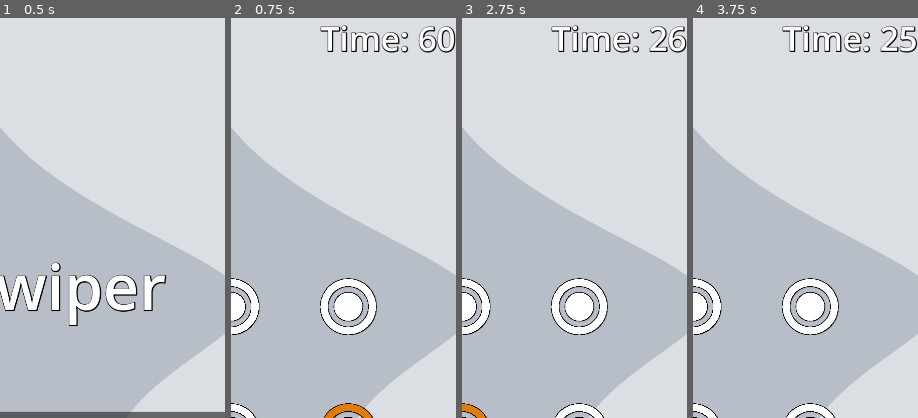
Above: before the commit, frames 1-4 (left to right).
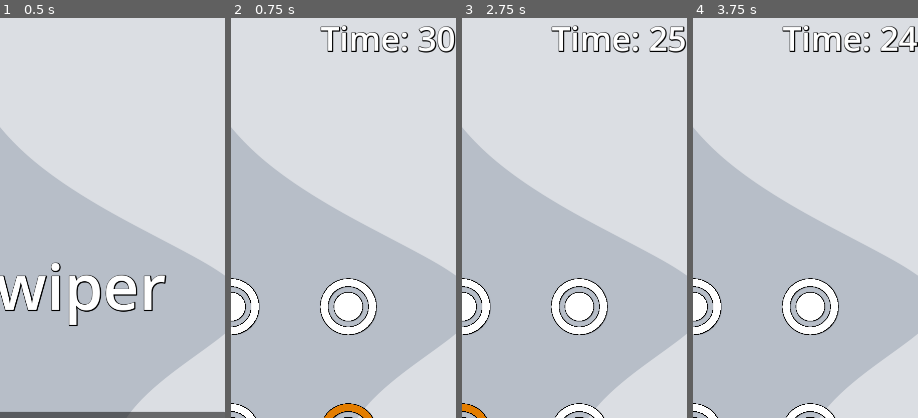
Above: after the commit, the same moments.

Repository: tJamesD/dot-line-matcher
Game: Godot game, scene res://Scenes/menu.tscn
Same seed, same stepped clock (60 frames per second), same inputs: the game is played once before the commit and once after it.
Inputs (mouse positions are % of the whole screen's width and height, from its top left):
- Up to frame 1 (0.5 s): no input
- Up to frame 2 (0.75 s): click "Play" at 0.5 s
- Up to frame 3 (2.75 s): tap Enter at 1.25 s; drag from (24, 36) to (50, 36) at 1.27 s; tap Space at 2 s; drag from (50, 36) to (24, 36) at 2.02 s
- Up to frame 4 (3.75 s): move the mouse to (76, 36) at 2.77 s; click (76, 36) at 2.92 s; tap Enter at 3.5 s; drag from (24, 52) to (76, 36) at 3.52 s
The pictures show only the part of the screen within x 50-100%, y 0-50%; the shares and areas given below are measured in that part.

Frame 1 is identical in both runs. In frame 2, 0.4% of the frame differs, in the area x 83-92%, y 2-9%; in frame 3, 0.3%; in frame 4, 0.4%, in the area x 91-100%, y 2-9%.

Commit message:
ehh color changes but real meh

Diff:
--- a/Scenes/dot.tscn
+++ b/Scenes/dot.tscn
@@ -8,6 +8,9 @@
 
 [node name="Dot" type="Area2D" groups=["Dot"]]
 script = ExtResource("1_wye70")
+
+[node name="Line2D" type="Line2D" parent="."]
+scale = Vector2(0.75, 0.75)
 
 [node name="Circle" type="Sprite2D" parent="."]
 z_index = 2
--- a/Scenes/main.tscn
+++ b/Scenes/main.tscn
@@ -64,7 +64,7 @@
 offset_left = 755.0
 offset_right = 1079.0
 offset_bottom = 110.0
-text = "Time: 60"
+text = "Time: 30"
 label_settings = SubResource("LabelSettings_21xkr")
 horizontal_alignment = 1
 vertical_alignment = 1
--- a/Scripts/dot.gd
+++ b/Scripts/dot.gd
@@ -23,12 +23,15 @@
 	#line.scale = Vector2(1.0/ scale.x, 1.0/scale.y)
 	line2dtest.width = 150
 	line2dtest.z_index = 1
-	line2dtest.default_color = Color.ORANGE
+
+	var line_color = Color.ORANGE
+	var semi_transparent = Color(line_color.r, line_color.g, line_color.b, 0.75)
+	line2dtest.default_color = line_color
 	add_child(line2dtest)
 
 	line_to_mouse.width = 150
 	line_to_mouse.z_index = 1
-	line_to_mouse.default_color = Color.ORANGE
+	line_to_mouse.default_color = line_color
 	add_child(line_to_mouse)
 
 
@@ -58,8 +61,15 @@
 		added_to_user_guess.emit()
 
 
+func update_color(color: Color):
+	line2dtest.default_color = color
+	line_to_mouse.default_color = color
+	#self.modulate = color
 
-#func _on_mouse_exited() -> void:
+func update_dot_color(color : Color):
+	sprite.modulate = Color(1,1,1,1)
+	sprite.modulate = color
+##func _on_mouse_exited() -> void:
 	#pass
 	##sprite.modulate = Color(1,1,1,1)
 
--- a/Scripts/dots_manager.gd
+++ b/Scripts/dots_manager.gd
@@ -26,7 +26,7 @@
 signal game_over()
 
 @export var timer = 30
-@export var time_increase_amount = 2
+@export var time_increase_amount = 3
 @onready var second_tracker = 0.0
 
 var animate = true
@@ -102,43 +102,43 @@
 		#2:
 			gen_length +=1
 			level +=1
-			time_increase_amount = 3
+			time_increase_amount = 3.9
 			level_increased.emit(level)
 		#4:
 		10:
 			gen_length +=1
 			level +=1
-			time_increase_amount = 5
+			time_increase_amount = 4.5
 			level_increased.emit(level)
 		#6:
 		15:
 			gen_length +=1
 			level +=1
-			time_increase_amount = 6
+			time_increase_amount = 5.6
 			level_increased.emit(level)
 		#8:
 		25:
 			gen_length +=1
 			level +=1
-			time_increase_amount = 7
+			time_increase_amount = 5.6
 			level_increased.emit(level)
 		#10:
 		35:
 			gen_length +=1
 			level +=1
-			time_increase_amount = 8
+			time_increase_amount = 6.5
 			level_increased.emit(level)
 		#12:
 		45:
 			gen_length +=1
 			level +=1
-			time_increase_amount = 9
+			time_increase_amount = 6.9
 			level_increased.emit(level)
 		#14:
 		55:
 			gen_length +=1
 			level +=1
-			time_increase_amount = 9.5
+			time_increase_amount = 6
 			level_increased.emit(level)
 
 func _move_active_dot():
@@ -268,6 +268,9 @@
 		dot._reset_mouse_line()
 
 func _increase_score():
+	_set_green_line()
+	await get_tree().create_timer(.3).timeout
+	#self.modulate(Color = )
 	score += 1
 	_increase_gen_count()
 	score_increased.emit(score)
@@ -282,7 +285,7 @@
 	await get_tree().create_timer(.1).timeout
 
 	_reset_to_new_pattern(false)
-
+	_reset_line()
 
 func _reset_to_new_pattern(decrease_time:bool):
 	_reset_neighbor_status()
@@ -298,3 +301,19 @@
 	if decrease_time:
 		print("TIME DECREASED")
 		timer -= time_increase_amount
+
+func _set_green_line():
+	for dot in user_guess:
+		dot.update_color(Color.DARK_BLUE)
+		dot.update_dot_color(Color.DARK_BLUE)
+func _set_red_line():
+	for dot in user_guess:
+		dot.update_color(Color.RED)
+		dot.update_dot_color(Color.RED)
+
+func _reset_line():
+	var dot_color = Color(1,1,1,1)
+	for dot in user_guess:
+		dot.update_color(Color.ORANGE)
+
+		dot.update_dot_color(dot_color)
Binary file added: Assets/circle_white_2_trans.png
Not shown, added: Assets/circle_white_2_trans.png.import
Not shown, changed: APK/DotLineMatcher.apk
Not shown, changed: APK/DotLineMatcher.apk.idsig
Not shown, changed: Assets/circle_white_2.xcf
